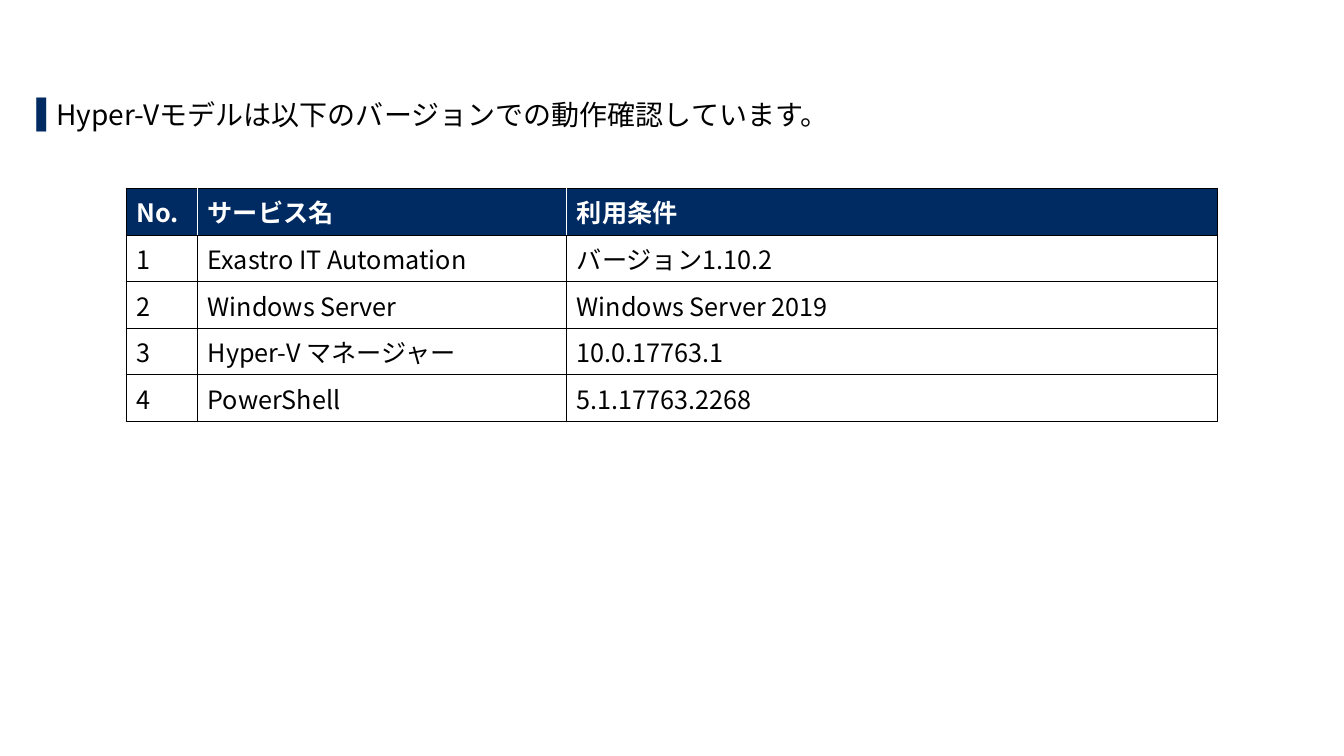
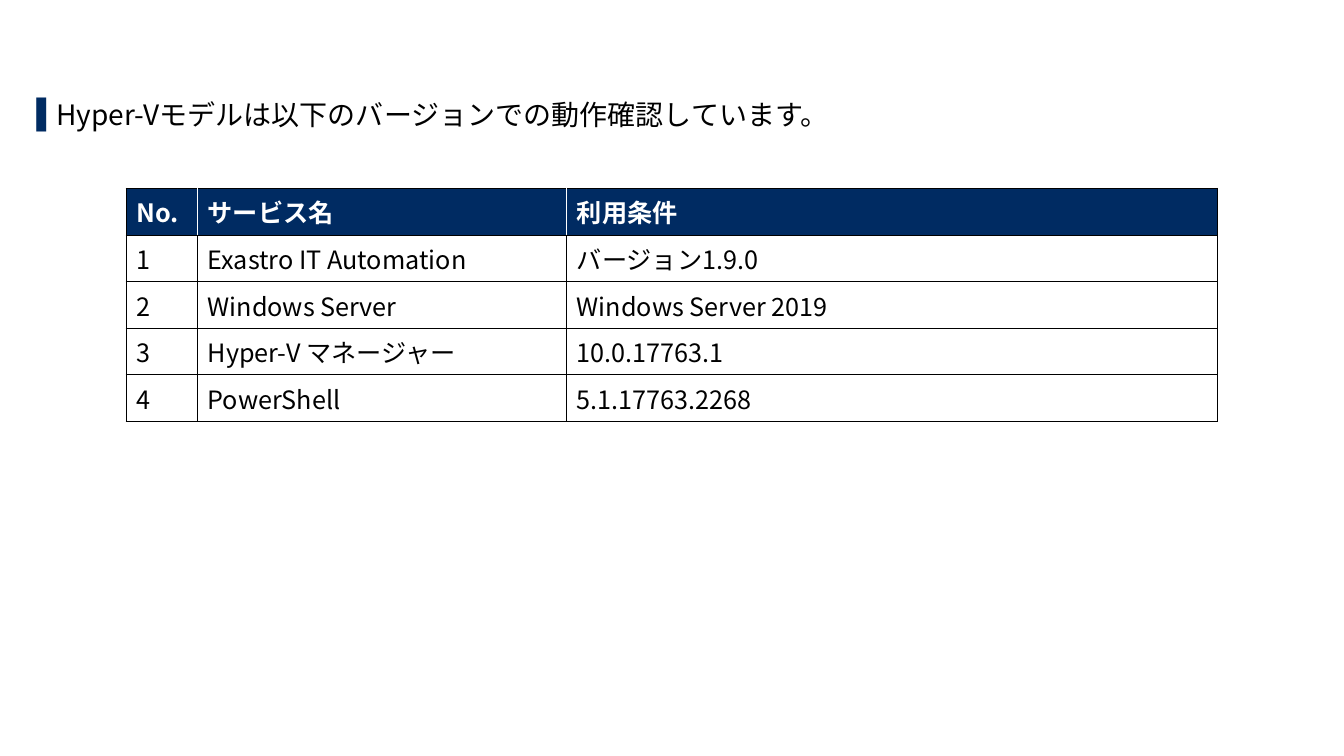
Before and after one commit to exastro-suite/SettingSamples-ITA-HyperV, a slide deck: slide 7 of docs/setting-samples-hyperv-install_ja.pptx. Drawn at 1344x756 pixels with LibreOffice and Linux fonts; fonts in the diff are those of the drawing; background and template pictures are left out. Boxes give left, top, right and bottom in pixels: in the first picture for what was removed or moved away, otherwise in the second. Text is boxed around its words. In the diff, an @@ line names an element or a change of style, - is before the commit and + after.

```diff
--- a/docs/setting-samples-hyperv-install_ja.pptx
+++ b/docs/setting-samples-hyperv-install_ja.pptx
@@ table at [126, 189, 1218, 414] @@
-row 2, column 3: バージョン1.10.2
+row 2, column 3: バージョン1.9.0
```
Also in this commit, not shown: 2 other slides changed, 5 other files.
